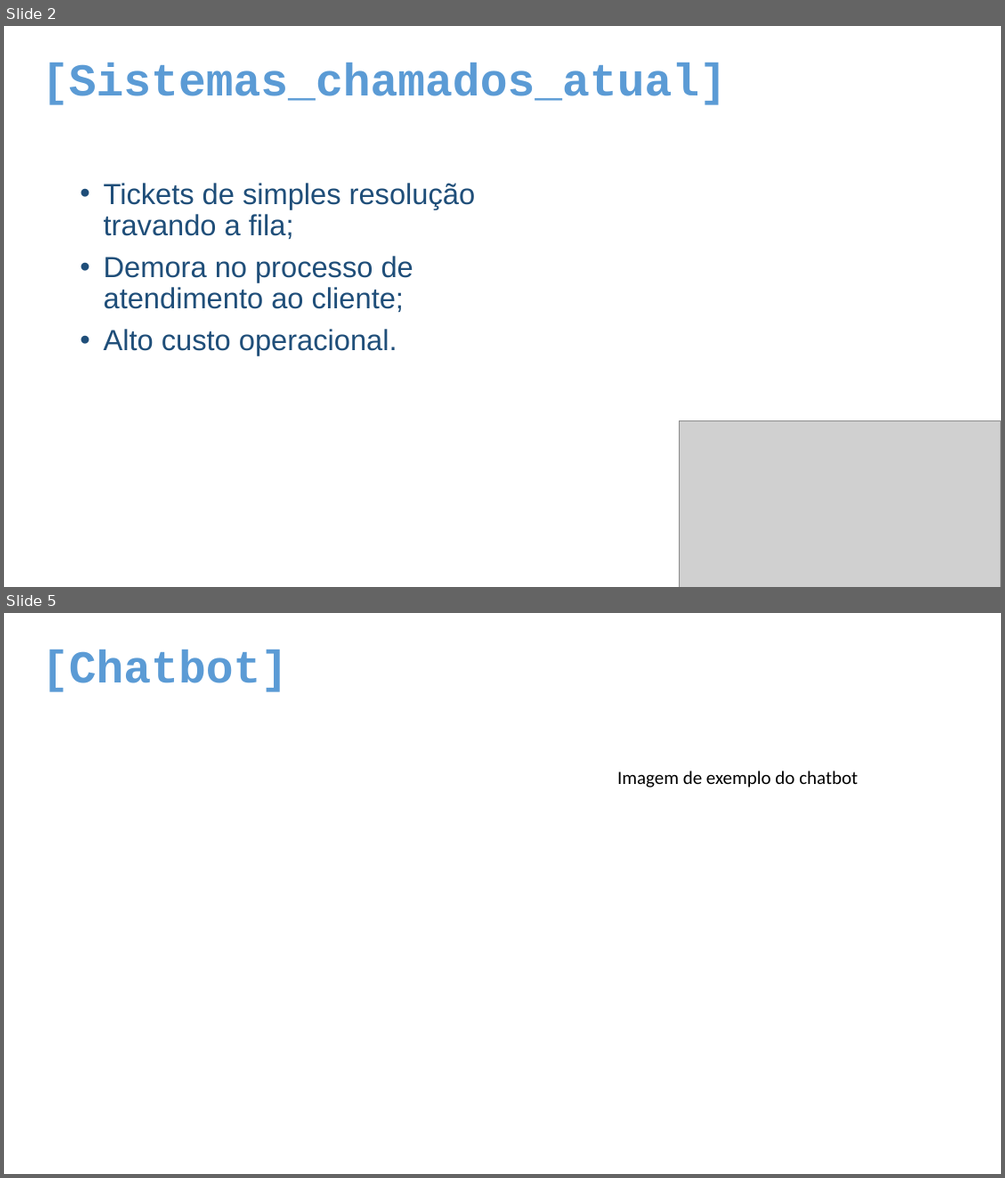
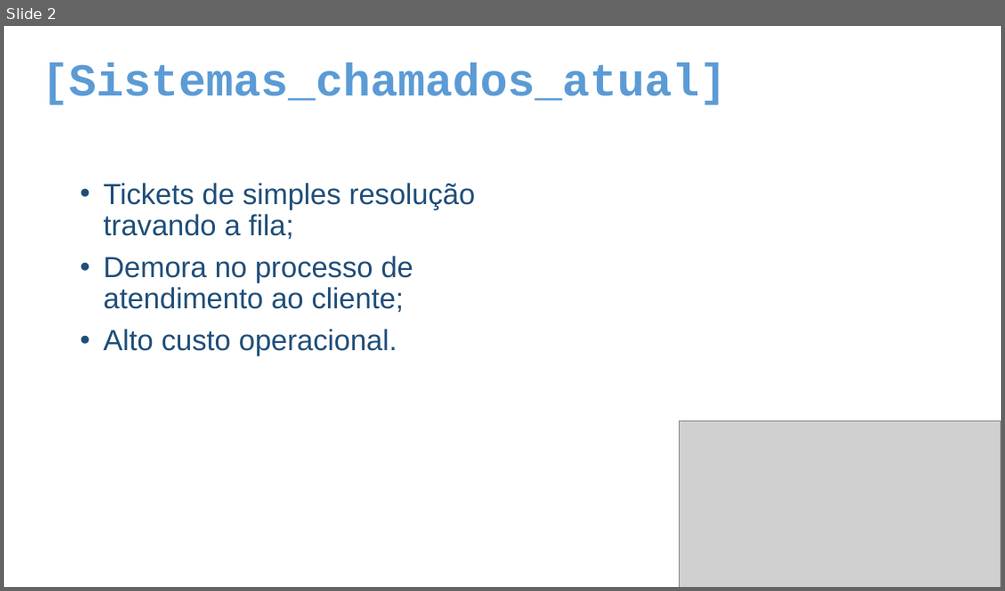
Before and after one commit to csportore-iot-senai/hackathon-febweb, a slide deck: ava-g4-hackathon-2.0.pptx. Shown one above the other, each under a label of ours: slides 2 and 5 before the commit, slide 2 after it; the slides between them are not shown. The pictures are 1005x1178 and 1005x591 pixels, drawn with LibreOffice and Linux fonts; fonts in the diff are those of the drawing; grey boxes stand for pictures. Boxes give left, top, right and bottom in pixels: in the first picture for what was removed or moved away, otherwise in the second. Text is boxed around its words. In the diff, an @@ line names an element or a change of style, - is before the commit and + after.

```diff
--- a/ava-g4-hackathon-2.0.pptx
+++ b/ava-g4-hackathon-2.0.pptx
@@ slide 5 removed at <box>4,613,1001,1174</box>, background #FFFFFF @@
@@ text removed at <box>41,649,288,692</box> @@
-[Chatbot]
@@ text removed at <box>617,771,858,787</box> @@
-Imagem de exemplo do chatbot
```
Also in this commit, not shown: 1 slide changed, 6 slides added, 6 other slides removed.
